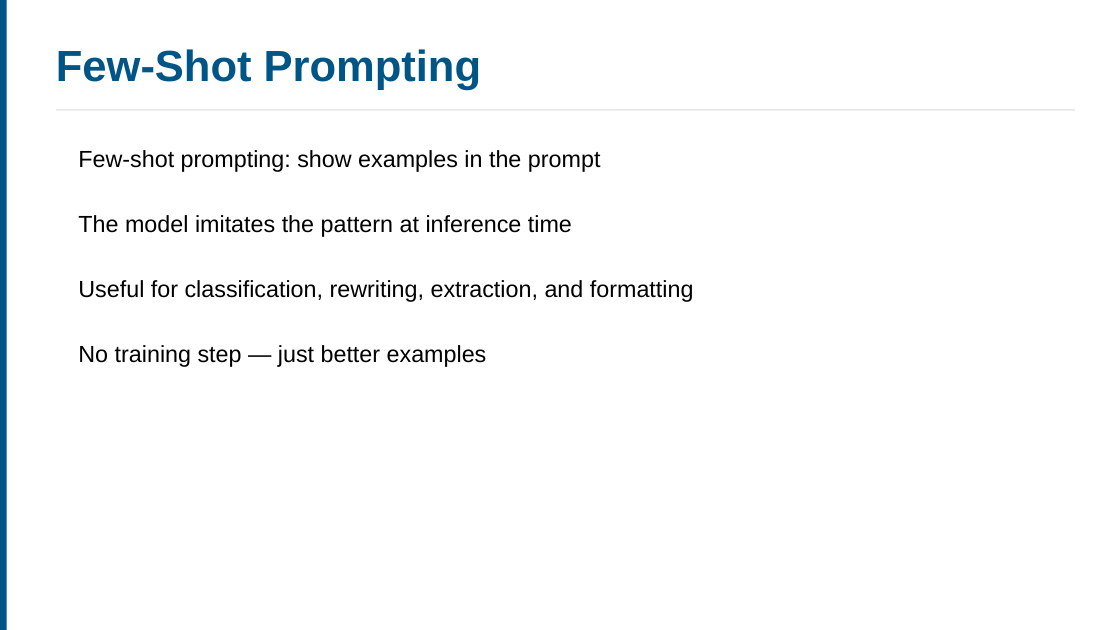
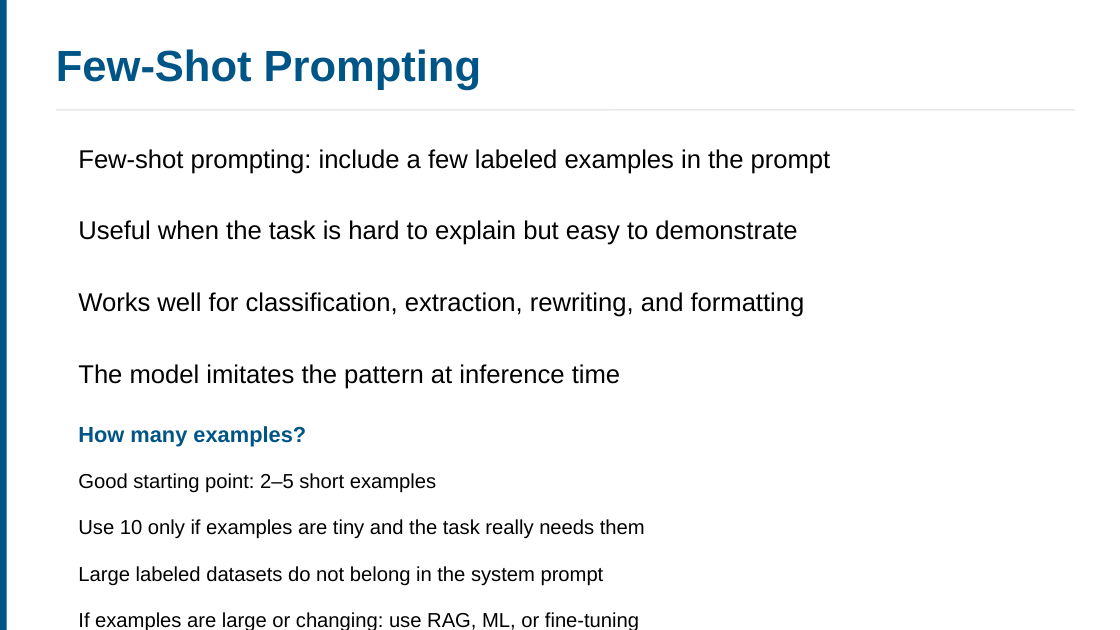
Before and after one commit to ucla-anderson-SSAI/SSAI, a slide deck: slide 7 of Slides/Week 8/Week8.pptx (slide 12 before the commit). Drawn at 1120x630 pixels with LibreOffice and Linux fonts; fonts in the diff are those of the drawing. Boxes give left, top, right and bottom in pixels: in the first picture for what was removed or moved away, otherwise in the second. Text is boxed around its words. In the diff, an @@ line names an element or a change of style, - is before the commit and + after.

```diff
--- a/Slides/Week 8/Week8.pptx
+++ b/Slides/Week 8/Week8.pptx
@@ text at <box>78,149,831,174</box>: text changed; size 15 to 16.5 pt @@
-Few-shot prompting: show examples in the prompt
+Few-shot prompting: include a few labeled examples in the prompt
@@ text added at <box>78,220,797,245</box>, 16.5 pt, text #000000 @@
+Useful when the task is hard to explain but easy to demonstrate
@@ text at <box>78,292,805,317</box>: text changed; size 15 to 16.5 pt @@
-Useful for classification, rewriting, extraction, and formatting
+Works well for classification, extraction, rewriting, and formatting
@@ text "The model imitates the pattern ...": place and size @@
-text "The model imitates the pattern ..." at <box>78,215,572,237</box>
+text "The model imitates the pattern ..." at <box>78,364,620,389</box>
@@ text "The model imitates the pattern ..." at <box>78,364,620,389</box>: size 15 to 16.5 pt @@
@@ text removed at <box>78,345,487,367</box> @@
-No training step — just better examples
@@ text added at <box>78,426,306,447</box>, 14 pt, text #005587, bold @@
+How many examples?
@@ text added at <box>78,473,436,493</box>, 13 pt, text #000000 @@
+Good starting point: 2–5 short examples
@@ text added at <box>78,519,645,539</box>, 13 pt, text #000000 @@
+Use 10 only if examples are tiny and the task really needs them
@@ text added at <box>78,566,604,586</box>, 13 pt, text #000000 @@
+Large labeled datasets do not belong in the system prompt
@@ text added at <box>78,612,639,630</box>, 13 pt, text #000000 @@
+If examples are large or changing: use RAG, ML, or fine-tuning
```
Also in this commit, not shown: 7 other slides changed, 12 slides added, 35 slides removed, 8 other files.
